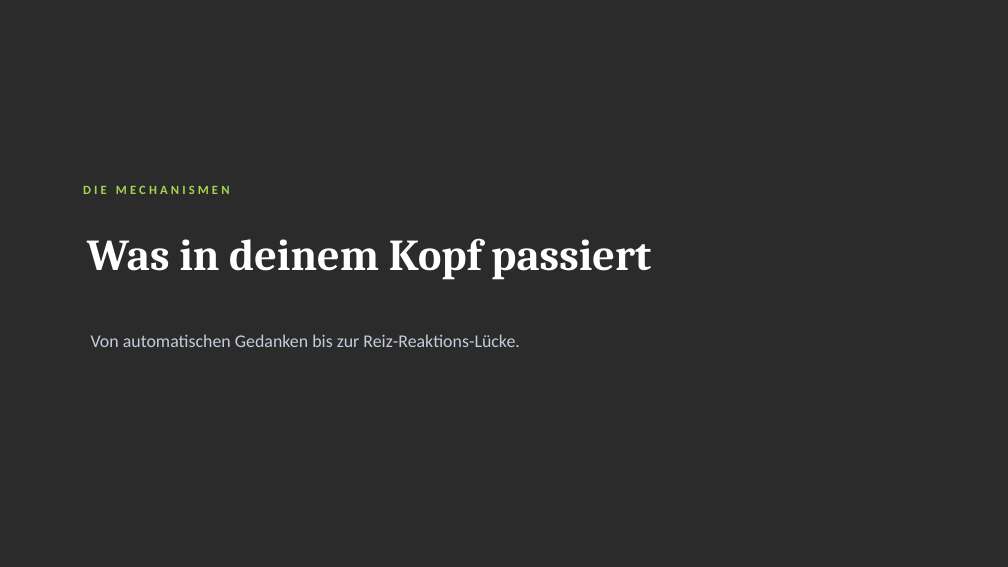
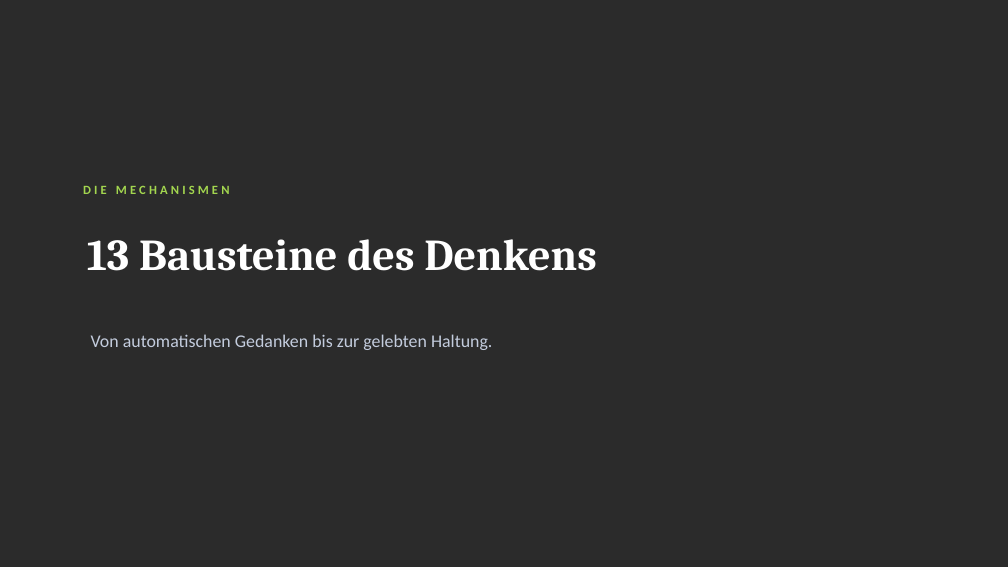
Before and after one commit to Heiko888/werdemeisterdeinergedanken, a slide deck: slide 6 of docs/workshop/vertiefungen/WMDG-Workshop-Vertiefungen-Kopf-verstehen.pptx. Drawn at 1008x567 pixels with LibreOffice and Linux fonts; fonts in the diff are those of the drawing; background and template pictures are left out; a plain dark background stands for a picture behind light text. Boxes give left, top, right and bottom in pixels: in the first picture for what was removed or moved away, otherwise in the second. Text is boxed around its words. In the diff, an @@ line names an element or a change of style, - is before the commit and + after.

```diff
--- a/docs/workshop/vertiefungen/WMDG-Workshop-Vertiefungen-Kopf-verstehen.pptx
+++ b/docs/workshop/vertiefungen/WMDG-Workshop-Vertiefungen-Kopf-verstehen.pptx
@@ text at bbox=[87, 239, 597, 271]: text changed @@
-Was in deinem Kopf passiert
+13 Bausteine des Denkens
@@ text at bbox=[91, 334, 492, 350]: text changed @@
-Von automatischen Gedanken bis zur Reiz-Reaktions-Lücke.
+Von automatischen Gedanken bis zur gelebten Haltung.
```
Also in this commit, not shown: 13 other slides changed, 7 slides added, 3 other files.
